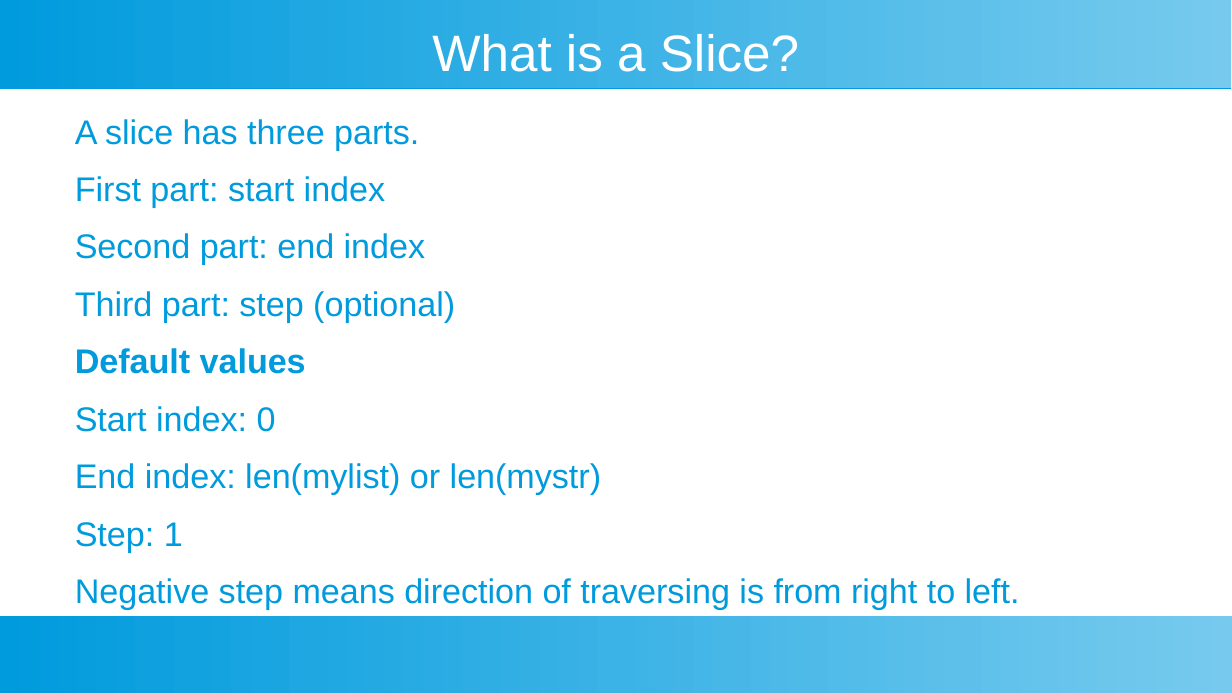
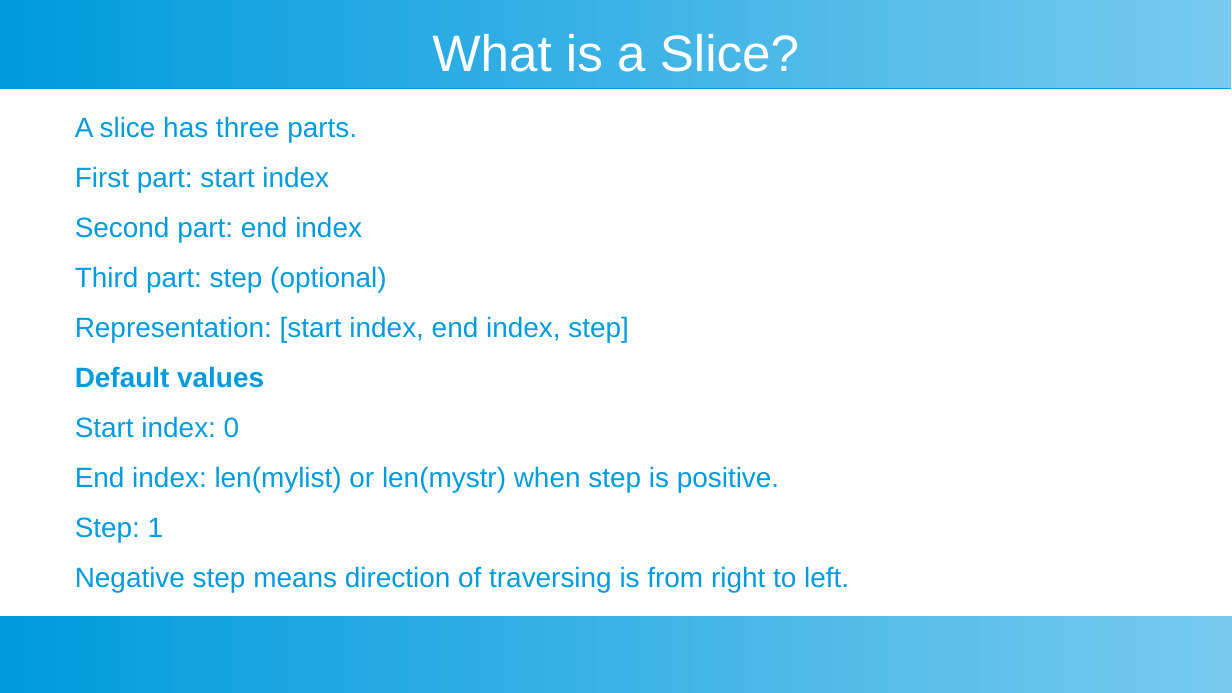
Before and after one commit to ashishjain1547/public_lessons_in_python, a slide deck: slide 7 of Ch 4 - Strings/Strings.odp (slide 6 before the commit). Drawn at 1232x693 pixels with LibreOffice and Linux fonts; fonts in the diff are those of the drawing. Boxes give left, top, right and bottom in pixels: in the first picture for what was removed or moved away, otherwise in the second. Text is boxed around its words. In the diff, an @@ line names an element or a change of style, - is before the commit and + after.

```diff
--- a/Ch 4 - Strings/Strings.odp
+++ b/Ch 4 - Strings/Strings.odp
@@ text at (75,116,849,592): size 22 to 18 pt in "A slice has three parts.", "First part: start index", "Second part: end index", "Third part: step (optional)" and 4 more places @@
@@ text at (75,316,628,343): paragraph added @@
+Representation: [start index, end index, step]
@@ text at (75,466,779,492): text changed; size 22 to 18 pt @@
-End index: len(mylist) or len(mystr)
+End index: len(mylist) or len(mystr) when step is positive.
```
Also in this commit, not shown: 3 other slides changed, 2 slides added, 1 slide removed, 20 other files.
